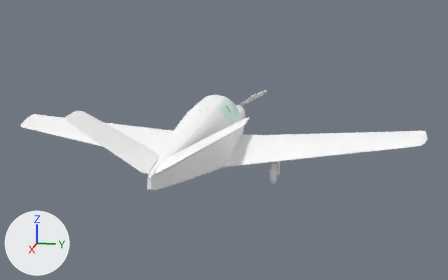
What one commit did to the Blender file Blender/beech35.blend.
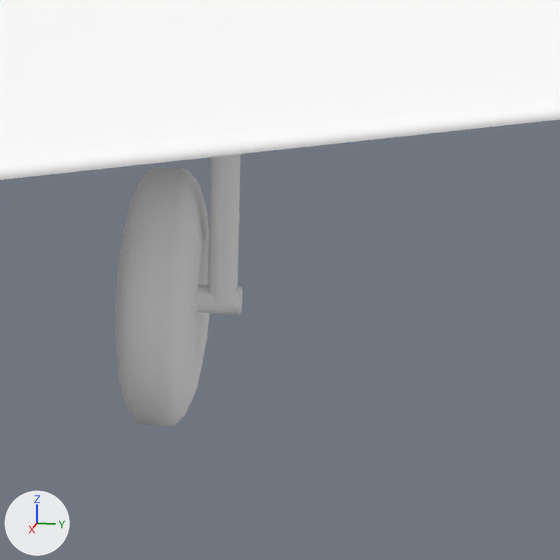
Each version is shown whole from a camera (50 mm lens) standing at (16.61, 3.04, 3.25) and looking at (3.65, 0.45, 0.01), then close up on the part from 58% to 69% of the width and 53% to 70% of the height. Every picture has the same lights, and +X, +Y and +Z are marked at lower left.

Names of what the first close-up shows: 'LGChassisRight', 'LGRight', 'rightflap', 'wing'.
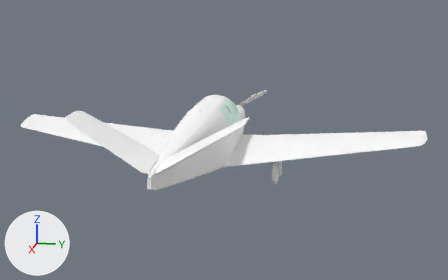
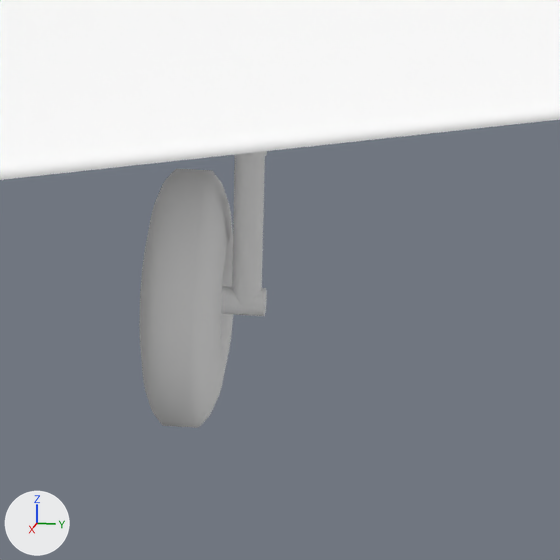
What the commit changed:
Object 'LGRight' (ob_lgright) moves from (2.766, 1.443, -0.954) to (2.766, 1.491, -0.954).
Object 'LGChassisRight' (ob_lgchassisright) moves from (2.766, 1.579, -0.954) to (2.766, 1.627, -0.954).

Location of each change, [x1, y1, x2, y2] in pixels of the close-ups (560 x 560 px):
'LGRight', moved: before [115, 167, 209, 426]; after [139, 168, 233, 428]
'LGChassisRight', moved: before [196, 154, 242, 315]; after [221, 151, 267, 316]
